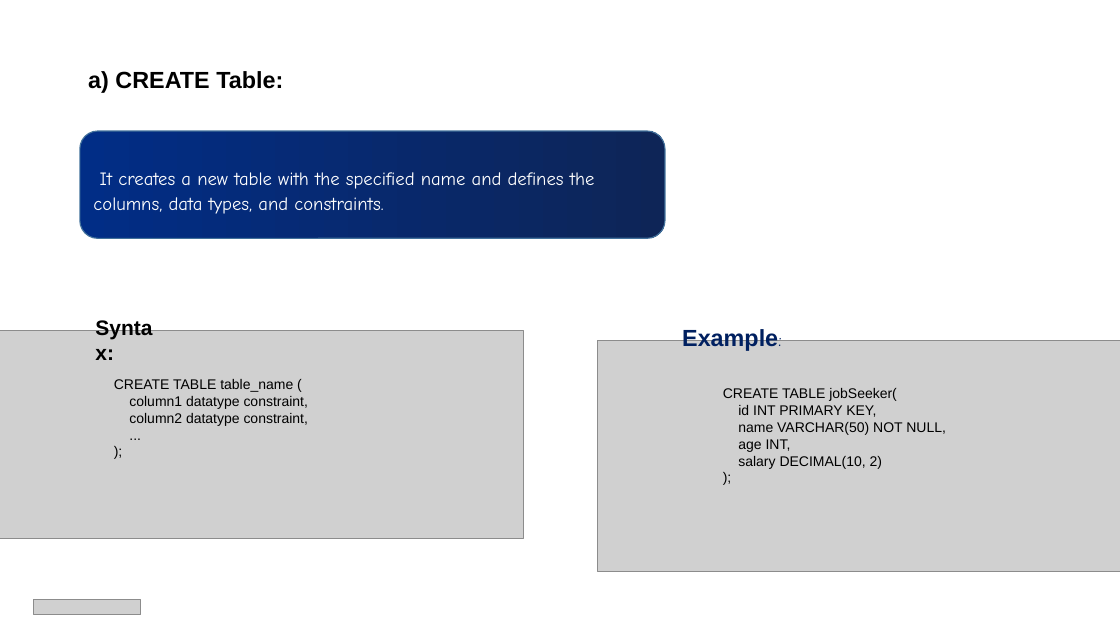
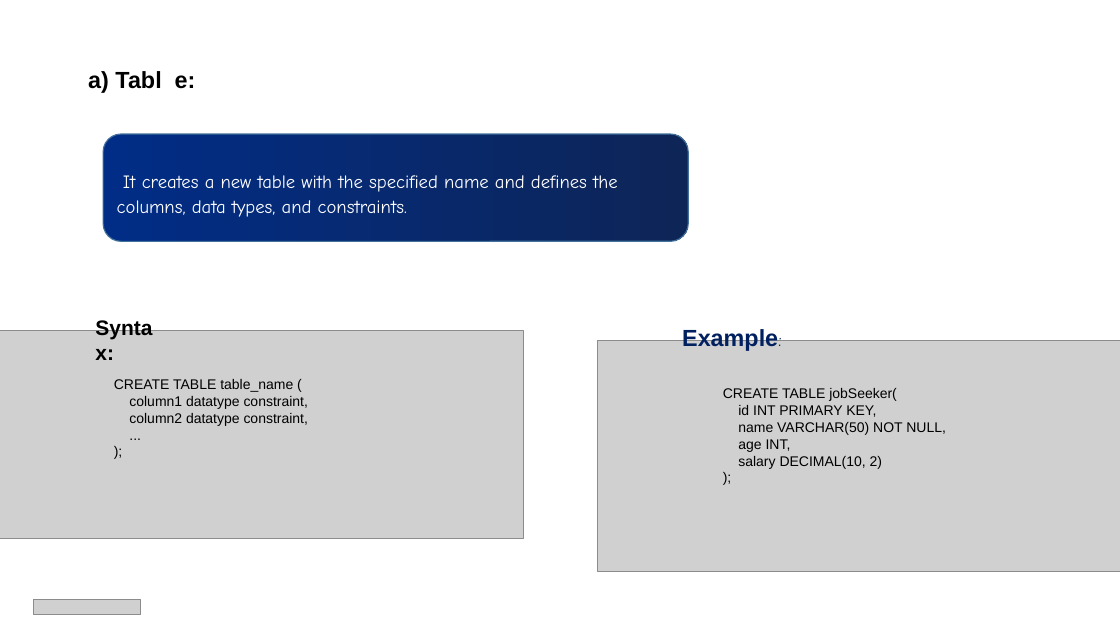
Before and after one commit to RaziyaShajeer/-ASP-Net-Core-.NetCore-SM-03, a slide deck: slide 5 of ASP.NetCore/Chapter 5/Presentation/DDL.pptx. Drawn at 1120x630 pixels with LibreOffice and Linux fonts; fonts in the diff are those of the drawing; grey boxes stand for pictures. Boxes give left, top, right and bottom in pixels: in the first picture for what was removed or moved away, otherwise in the second. Text is boxed around its words. In the diff, an @@ line names an element or a change of style, - is before the commit and + after.

```diff
--- a/ASP.NetCore/Chapter 5/Presentation/DDL.pptx
+++ b/ASP.NetCore/Chapter 5/Presentation/DDL.pptx
@@ text at bbox=[88, 71, 196, 93]: text changed @@
-a) CREATE Table:
+a) Tabl e:
@@ rounded rectangle "It creates a new table ...": place and size @@
-rounded rectangle "It creates a new table ..." at bbox=[80, 131, 665, 239]
+rounded rectangle "It creates a new table ..." at bbox=[103, 134, 689, 242]
```
Also in this commit, not shown: 1 other slide changed, 11 other files.
